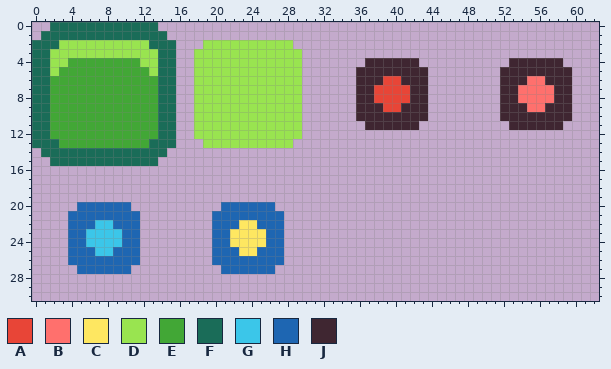
Two versions of one pixel-art sprite, assets/ui/ui.png. That is the earlier state.
The file is 64x64 pixels. Shown: x 0..62, y 0..30.
Palette (. is transparent): A #e84537  B #ff706d  C #fee761  D #99e450  E #42a736  F #1a6c58  G #3bc6e9  H #1e66b2  J #3f2631
Pixels before, first column x 0:
 0 ..FFFFFFFFFFFF..............................................
 1 .FFFFFFFFFFFFFF.............................................
 2 FFFDDDDDDDDDDFFF...DDDDDDDDDD...............................
 3 FFDDDDDDDDDDDDFF..DDDDDDDDDDDD..............................
 4 FFDDEEEEEEEEDDFF..DDDDDDDDDDDD.......JJJJJJ..........JJJJJJ.
 5 FFDEEEEEEEEEEDFF..DDDDDDDDDDDD......JJJJJJJJ........JJJJJJJJ
 6 FFEEEEEEEEEEEEFF..DDDDDDDDDDDD......JJJAAJJJ........JJJBBJJJ
 7 FFEEEEEEEEEEEEFF..DDDDDDDDDDDD......JJAAAAJJ........JJBBBBJJ
 8 FFEEEEEEEEEEEEFF..DDDDDDDDDDDD......JJAAAAJJ........JJBBBBJJ
 9 FFEEEEEEEEEEEEFF..DDDDDDDDDDDD......JJJAAJJJ........JJJBBJJJ
10 FFEEEEEEEEEEEEFF..DDDDDDDDDDDD......JJJJJJJJ........JJJJJJJJ
11 FFEEEEEEEEEEEEFF..DDDDDDDDDDDD.......JJJJJJ..........JJJJJJ.
12 FFEEEEEEEEEEEEFF..DDDDDDDDDDDD..............................
13 FFFEEEEEEEEEEFFF...DDDDDDDDDD...............................
14 .FFFFFFFFFFFFFF.............................................
15 ..FFFFFFFFFFFF..............................................
16 ............................................................
17 ............................................................
18 ............................................................
19 ............................................................
20 .....HHHHHH..........HHHHHH.................................
21 ....HHHHHHHH........HHHHHHHH................................
22 ....HHHGGHHH........HHHCCHHH................................
23 ....HHGGGGHH........HHCCCCHH................................
24 ....HHGGGGHH........HHCCCCHH................................
25 ....HHHGGHHH........HHHCCHHH................................
26 ....HHHHHHHH........HHHHHHHH................................
27 .....HHHHHH..........HHHHHH.................................
Once edited:
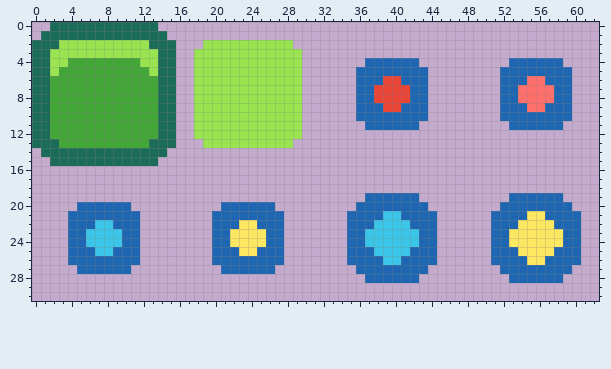
Edits made:
Changed rows in their new state; - is an unchanged pixel.
first column x 36:
 4 -HHHHHH----------HHHHHH-
 5 HHHHHHHH--------HHHHHHHH
 6 HHH--HHH--------HHH--HHH
 7 HH----HH--------HH----HH
 8 HH----HH--------HH----HH
 9 HHH--HHH--------HHH--HHH
10 HHHHHHHH--------HHHHHHHH
11 -HHHHHH----------HHHHHH-
first column x 35:
19 --HHHHHH----------HHHHHH--
20 -HHHHHHHH--------HHHHHHHH-
21 HHHHGGHHHH------HHHHCCHHHH
22 HHHGGGGHHH------HHHCCCCHHH
23 HHGGGGGGHH------HHCCCCCCHH
24 HHGGGGGGHH------HHCCCCCCHH
25 HHHGGGGHHH------HHHCCCCHHH
26 HHHHGGHHHH------HHHHCCHHHH
27 -HHHHHHHH--------HHHHHHHH-
28 --HHHHHH----------HHHHHH--
